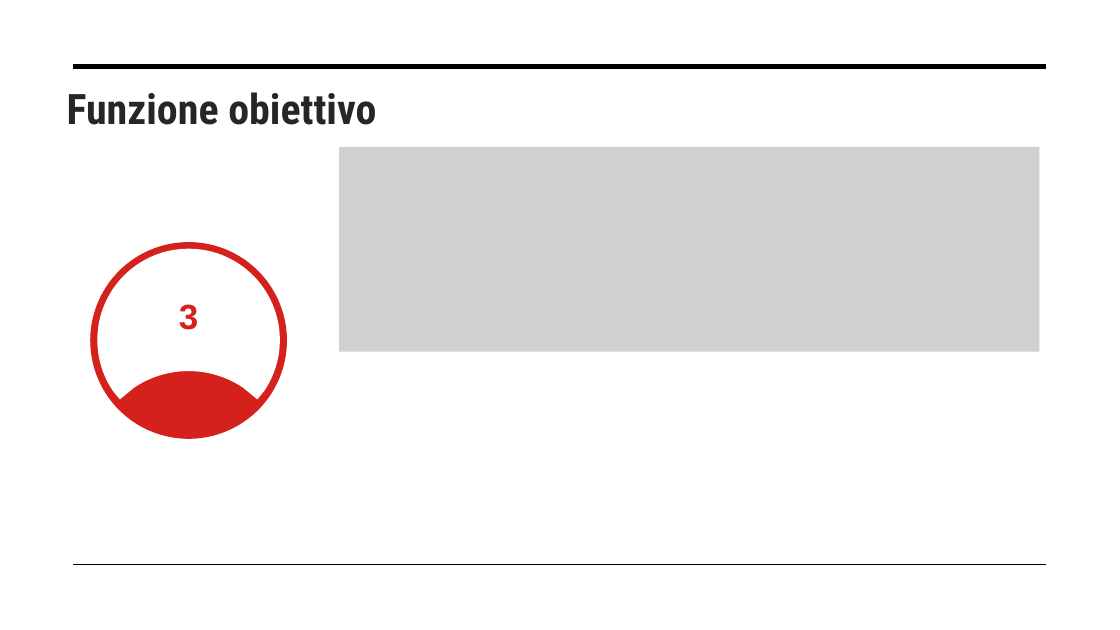
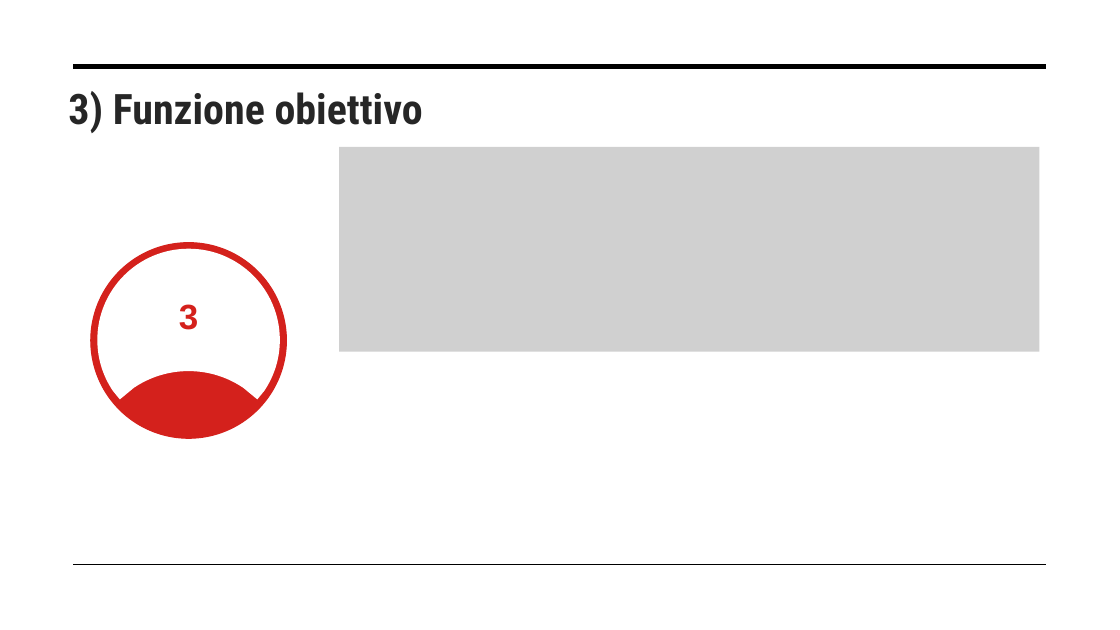
Before and after one commit to exo404/OptimizeDatacenter_Hashcode2015, a slide deck: slide 16 of Optimize Datacenter.pptx. Drawn at 1120x630 pixels with LibreOffice and Linux fonts; fonts in the diff are those of the drawing; grey boxes stand for pictures. Boxes give left, top, right and bottom in pixels: in the first picture for what was removed or moved away, otherwise in the second. Text is boxed around its words. In the diff, an @@ line names an element or a change of style, - is before the commit and + after.

```diff
--- a/Optimize Datacenter.pptx
+++ b/Optimize Datacenter.pptx
@@ text at (68, 91, 423, 133): text changed @@
-Funzione obiettivo
+3) Funzione obiettivo
```
Also in this commit, not shown: 24 other slides changed.
